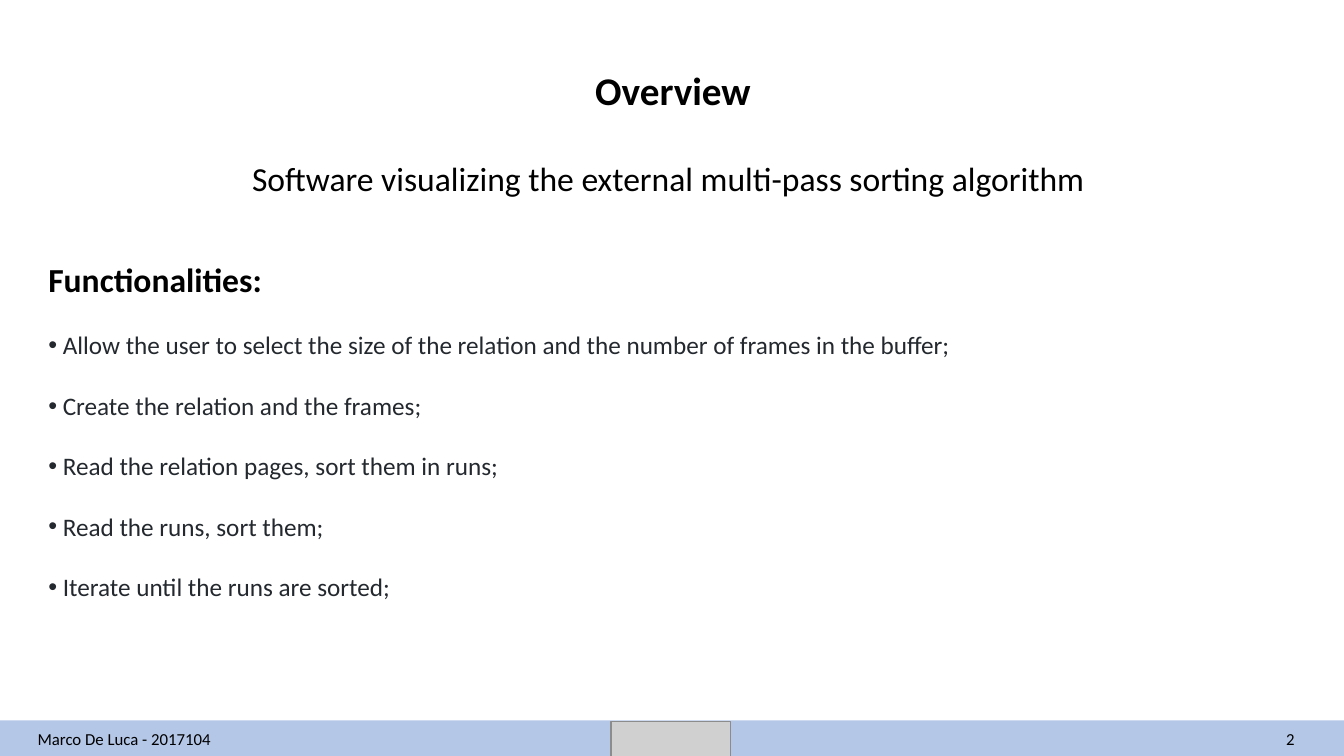
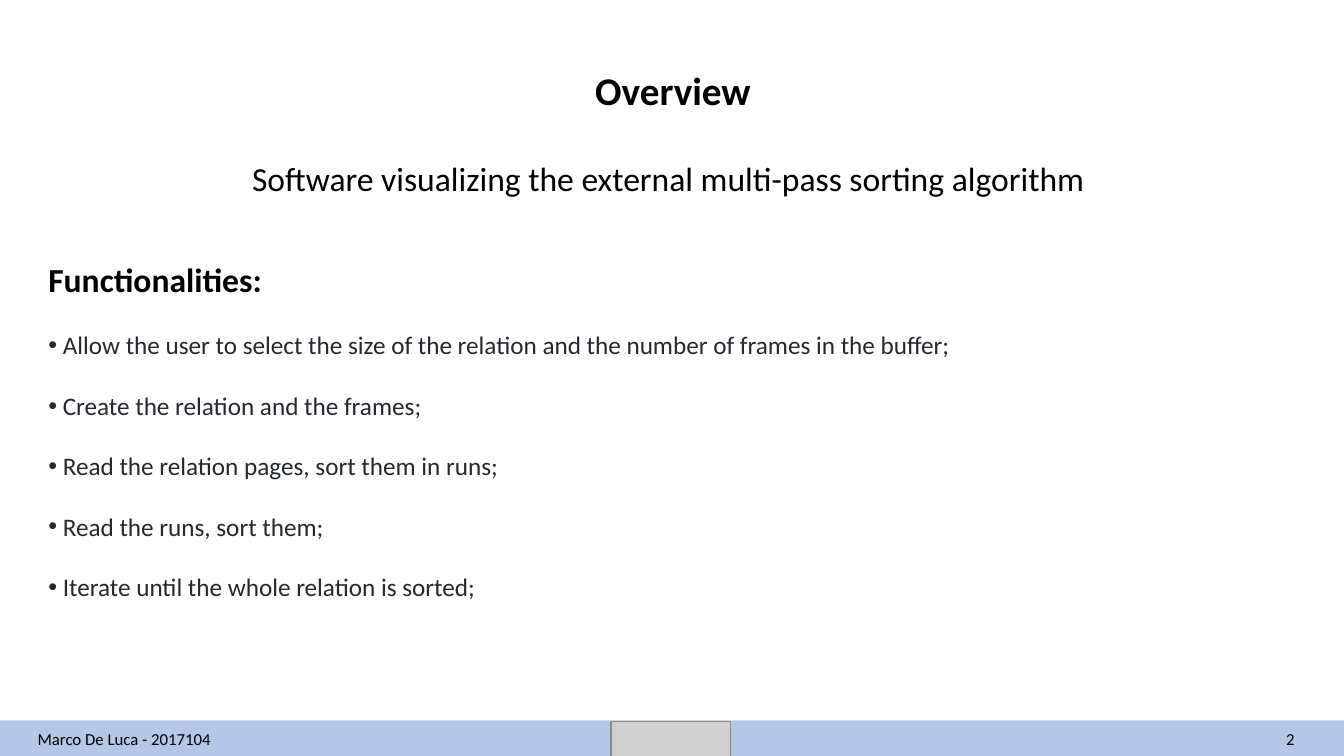
Before and after one commit to MarcoDL99/DM-Multipass-Mergesort, a slide deck: slide 2 of Presentation.pptx. Drawn at 1344x756 pixels with LibreOffice and Linux fonts; fonts in the diff are those of the drawing; grey boxes stand for pictures. Boxes give left, top, right and bottom in pixels: in the first picture for what was removed or moved away, otherwise in the second. Text is boxed around its words. In the diff, an @@ line names an element or a change of style, - is before the commit and + after.

Commit message:
Fix Typo in the presentation ppt

```diff
--- a/Presentation.pptx
+++ b/Presentation.pptx
@@ text at box(63, 578, 475, 599): text changed @@
-• Iterate until the runs are sorted;
+• Iterate until the whole relation is sorted;
```
